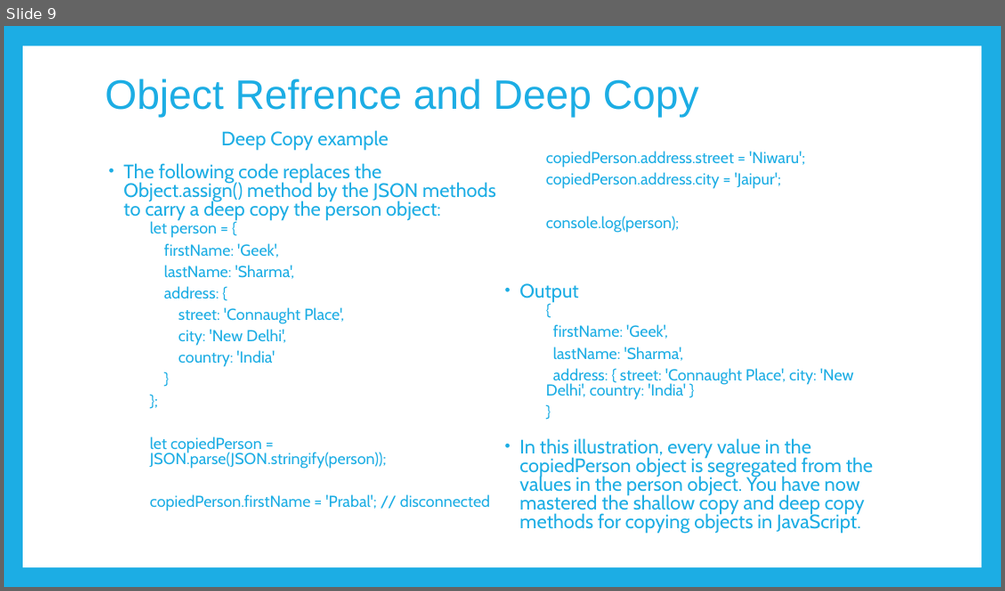
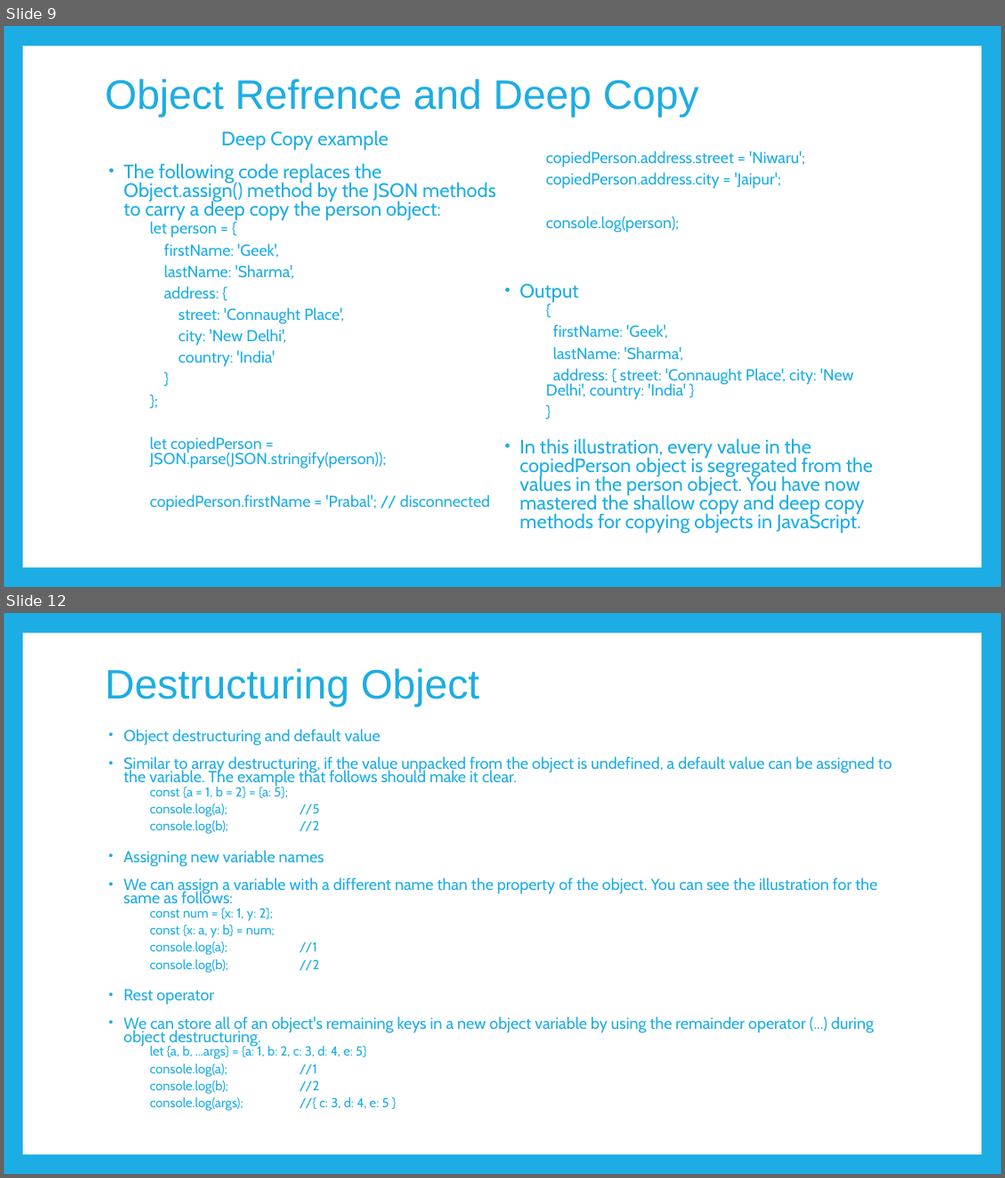
Before and after one commit to PramodJana/JavaScript, a slide deck: GFG JS Course Curriculam/Articles/006 Objects.pptx. Shown one above the other, each under a label of ours: slide 9 before the commit, slides 9 and 12 after it; the slides between them are not shown. The pictures are 1005x591 and 1005x1178 pixels, drawn with LibreOffice and Linux fonts; fonts in the diff are those of the drawing. Boxes give left, top, right and bottom in pixels: in the first picture for what was removed or moved away, otherwise in the second. Text is boxed around its words. In the diff, an @@ line names an element or a change of style, - is before the commit and + after.

```diff
--- a/GFG JS Course Curriculam/Articles/006 Objects.pptx
+++ b/GFG JS Course Curriculam/Articles/006 Objects.pptx
@@ slide 12 added at [4,613,1001,1174], background #1CADE4; not listed: 1 template element that a slide beside it also shows @@
@@ title added at [105,668,479,706], 39.6 pt, text #1CADE4 @@
+Destructuring Object
@@ text added at [123,729,892,1111], 15.4 pt, text #1CADE4 @@
+• Object destructuring and default value
+• Similar to array destructuring, if the value unpacked from the object is undefined, a default value can be assigned to the variable. The example that follows should make it clear.
+    const {a = 1, b = 2} = {a: 5};
+    console.log(a); //5
+    console.log(b); //2
+• Assigning new variable names
+• We can assign a variable with a different name than the property of the object. You can see the illustration for the same as follows:
+    const num = {x: 1, y: 2};
+    const {x: a, y: b} = num;
+    console.log(a); //1
+    console.log(b); //2
+• Rest operator
+• We can store all of an object's remaining keys in a new object variable by using the remainder operator (...) during object destructuring.
+    let {a, b, ...args} = {a: 1, b: 2, c: 3, d: 4, e: 5}
+    console.log(a); //1
+    console.log(b); //2
+    console.log(args); //{ c: 3, d: 4, e: 5 }
```
Also in this commit, not shown: 8 other slides added, 9 slides removed.
